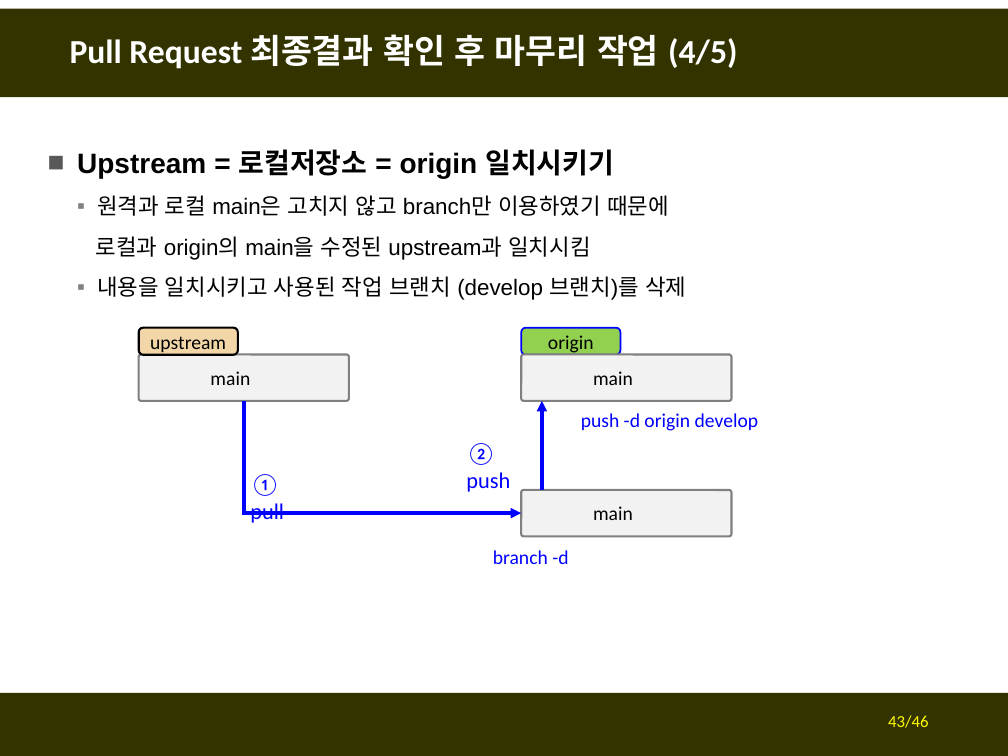
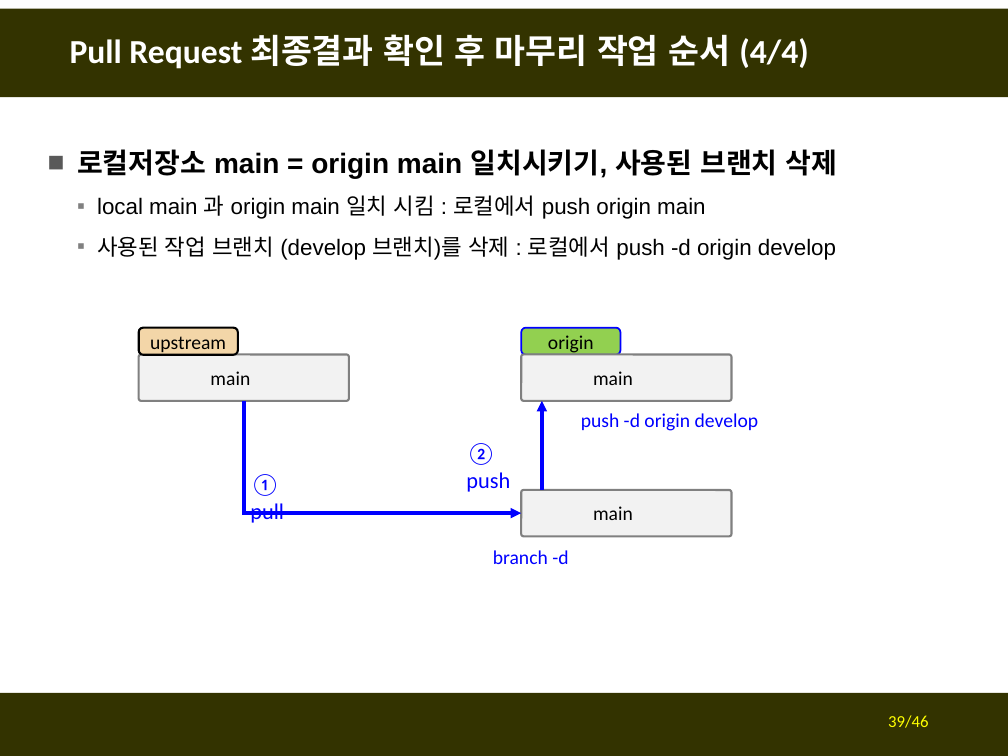
Before and after one commit to fasthill/github-lecture, a slide deck: slide 39 of git및github첫걸음3-forkclonePR.pptx (slide 43 before the commit). Drawn at 1008x756 pixels with LibreOffice and Linux fonts; fonts in the diff are those of the drawing. Boxes give left, top, right and bottom in pixels: in the first picture for what was removed or moved away, otherwise in the second. Text is boxed around its words. In the diff, an @@ line names an element or a change of style, - is before the commit and + after.

```diff
--- a/git및github첫걸음3-forkclonePR.pptx
+++ b/git및github첫걸음3-forkclonePR.pptx
@@ title at box(70, 34, 808, 69): text changed @@
-Pull Request 최종결과 확인 후 마무리 작업 (4/5)
+Pull Request 최종결과 확인 후 마무리 작업 순서 (4/4)
@@ text at box(77, 149, 838, 260): text changed @@
-■ Upstream = 로컬저장소 = origin 일치시키기
-  ▪ 원격과 로컬 main은 고치지 않고 branch만 이용하였기 때문에
-  로컬과 origin의 main을 수정된 upstream과 일치시킴
-  ▪ 내용을 일치시키고 사용된 작업 브랜치 (develop 브랜치)를 삭제
+■ 로컬저장소 main = origin main 일치시키기, 사용된 브랜치 삭제
+  ▪ local main 과 origin main 일치 시킴 : 로컬에서 push origin main
+  ▪ 사용된 작업 브랜치 (develop 브랜치)를 삭제 : 로컬에서 push -d origin develop
@@ page number at box(888, 715, 928, 728): text changed @@
-43/46
+39/46
```
Also in this commit, not shown: 5 other slides changed, 1 slide added.
